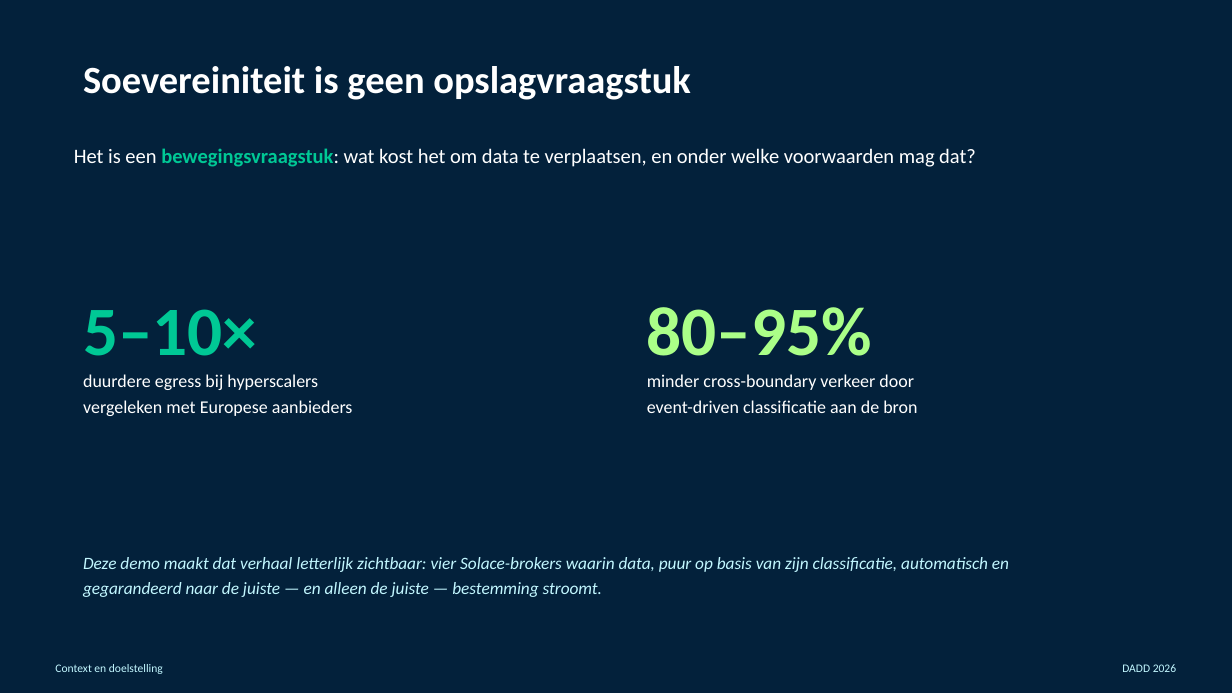
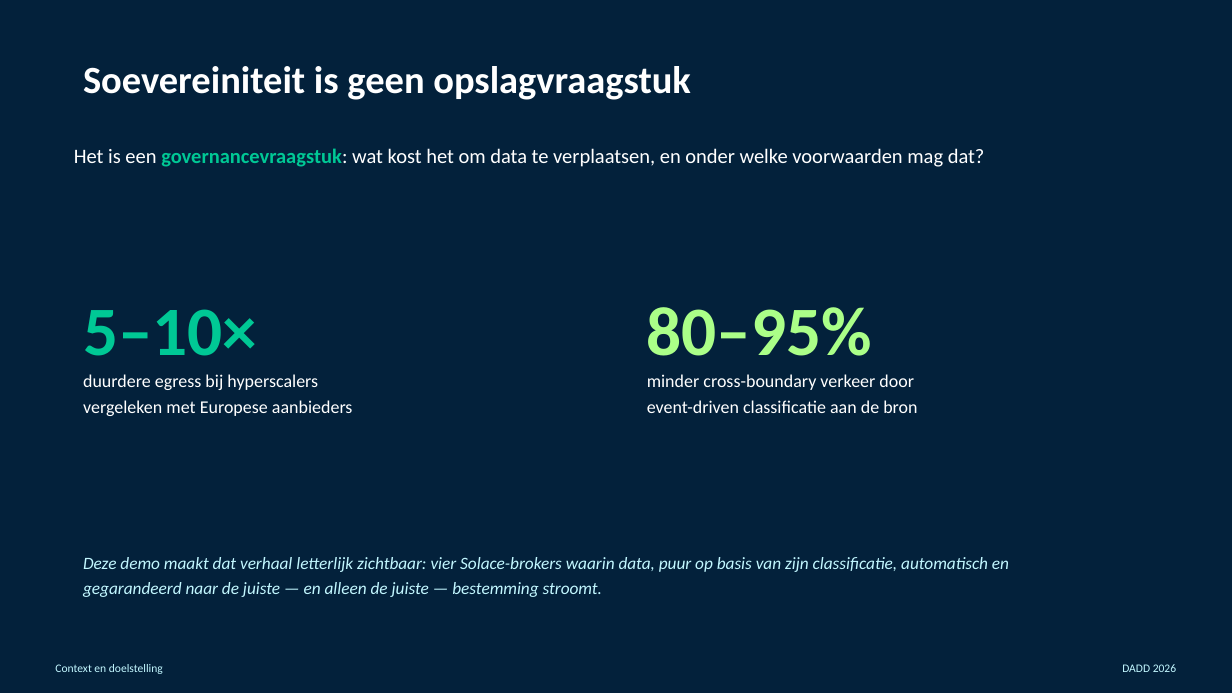
Before and after one commit to taatuut/dadd-2026-solace-stackit-soevereine-cloud, a slide deck: slide 2 of docs/DADD2026-Enewable-Soevereine-Cloud.pptx. Drawn at 1232x693 pixels with LibreOffice and Linux fonts; fonts in the diff are those of the drawing. Boxes give left, top, right and bottom in pixels: in the first picture for what was removed or moved away, otherwise in the second. Text is boxed around its words. In the diff, an @@ line names an element or a change of style, - is before the commit and + after.

```diff
--- a/docs/DADD2026-Enewable-Soevereine-Cloud.pptx
+++ b/docs/DADD2026-Enewable-Soevereine-Cloud.pptx
@@ text at (x1=74, y1=148, x2=985, y2=167): text changed @@
-Het is een bewegingsvraagstuk: wat kost het om data te verplaatsen, en onder welke voorwaarden mag dat?
+Het is een governancevraagstuk: wat kost het om data te verplaatsen, en onder welke voorwaarden mag dat?
```
Also in this commit, not shown: 2 other slides changed, 1 other file.
